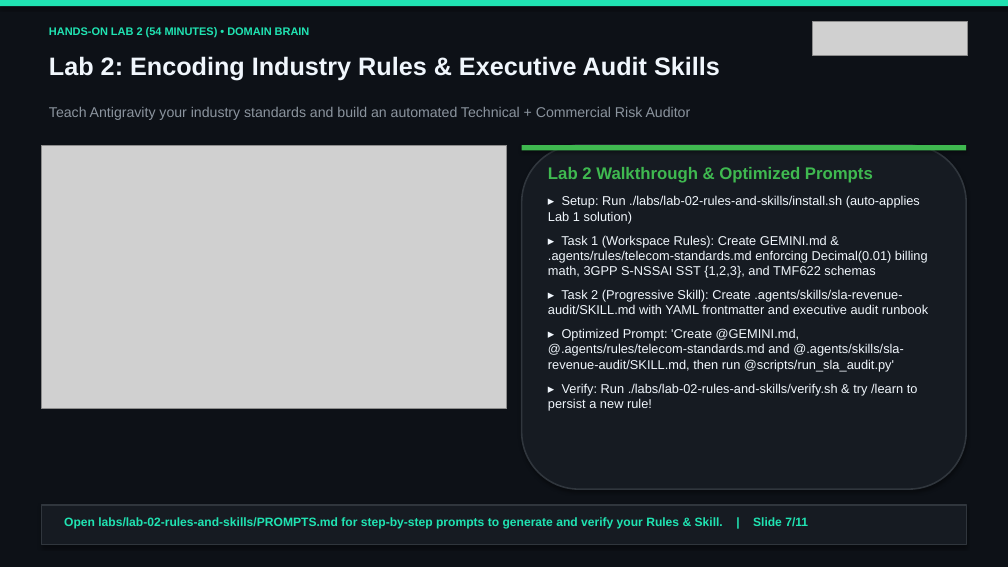
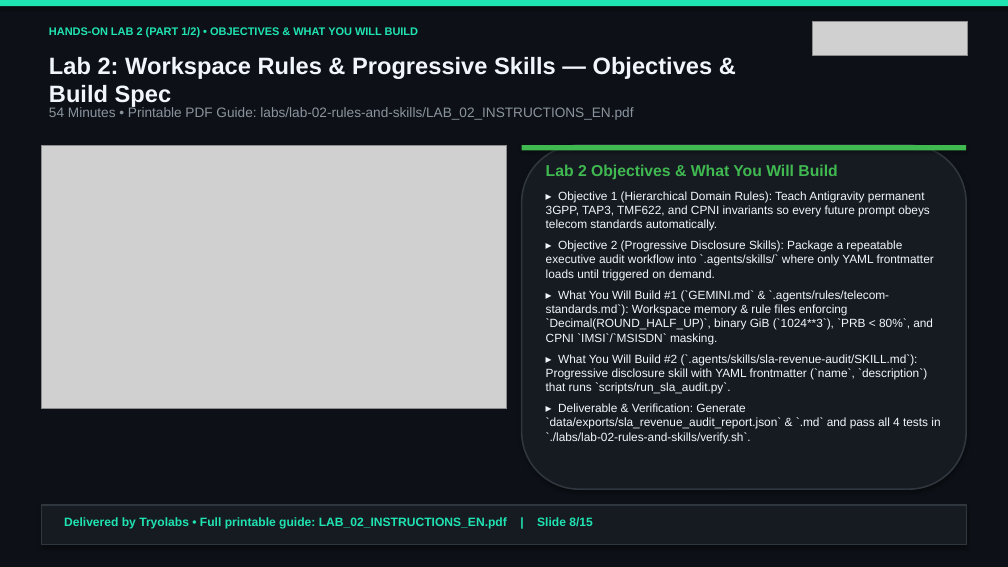
Before and after one commit to tryolabs/antigravity-workshop-telecom, a slide deck: slide 8 of slides/antigravity_telecom_workshop_en.pptx (slide 7 before the commit). Drawn at 1008x567 pixels with LibreOffice and Linux fonts; fonts in the diff are those of the drawing; grey boxes stand for pictures. Boxes give left, top, right and bottom in pixels: in the first picture for what was removed or moved away, otherwise in the second. Text is boxed around its words. In the diff, an @@ line names an element or a change of style, - is before the commit and + after.

Commit message:
Add Tryolabs-branded Lab Instruction PDFs, branded docs, and 15-slide presentations with Lab Objectives, What You Will Build & Step-by-Step Instructions

```diff
--- a/slides/antigravity_telecom_workshop_en.pptx
+++ b/slides/antigravity_telecom_workshop_en.pptx
@@ text at box(49, 27, 418, 38): text changed @@
-HANDS-ON LAB 2 (54 MINUTES) • DOMAIN BRAIN
+HANDS-ON LAB 2 (PART 1/2) • OBJECTIVES & WHAT YOU WILL BUILD
@@ text at box(49, 57, 713, 107): text changed; size 24 to 22.5 pt @@
-Lab 2: Encoding Industry Rules & Executive Audit Skills
+Lab 2: Workspace Rules & Progressive Skills — Objectives & Build Spec
@@ text at box(49, 106, 633, 120): text changed; size 13.5 to 13 pt @@
-Teach Antigravity your industry standards and build an automated Technical + Commercial Risk Auditor
+54 Minutes • Printable PDF Guide: labs/lab-02-rules-and-skills/LAB_02_INSTRUCTIONS_EN.pdf
@@ text at box(546, 164, 940, 444): text changed; size 12.2 to 11.3 pt @@
-Lab 2 Walkthrough & Optimized Prompts
-▸ Setup: Run ./labs/lab-02-rules-and-skills/install.sh (auto-applies Lab 1 solution)
-▸ Task 1 (Workspace Rules): Create GEMINI.md & .agents/rules/telecom-standards.md enforcing Decimal(0.01) billing math, 3GPP S-NSSAI SST {1,2,3}, and TMF622 schemas
-▸ Task 2 (Progressive Skill): Create .agents/skills/sla-revenue-audit/SKILL.md with YAML frontmatter and executive audit runbook
-▸ Optimized Prompt: 'Create @GEMINI.md, @.agents/rules/telecom-standards.md and @.agents/skills/sla-revenue-audit/SKILL.md, then run @scripts/run_sla_audit.py'
-▸ Verify: Run ./labs/lab-02-rules-and-skills/verify.sh & try /learn to persist a new rule!
+Lab 2 Objectives & What You Will Build
+▸ Objective 1 (Hierarchical Domain Rules): Teach Antigravity permanent 3GPP, TAP3, TMF622, and CPNI invariants so every future prompt obeys telecom standards automatically.
+▸ Objective 2 (Progressive Disclosure Skills): Package a repeatable executive audit workflow into `.agents/skills/` where only YAML frontmatter loads until triggered on demand.
+▸ What You Will Build #1 (`GEMINI.md` & `.agents/rules/telecom-standards.md`): Workspace memory & rule files enforcing `Decimal(ROUND_HALF_UP)`, binary GiB (`1024**3`), `PRB < 80%`, and CPNI `IMSI`/`MSISDN` masking.
+▸ What You Will Build #2 (`.agents/skills/sla-revenue-audit/SKILL.md`): Progressive disclosure skill with YAML frontmatter (`name`, `description`) that runs `scripts/run_sla_audit.py`.
+▸ Deliverable & Verification: Generate `data/exports/sla_revenue_audit_report.json` & `.md` and pass all 4 tests in `./labs/lab-02-rules-and-skills/verify.sh`.
@@ text at box(64, 517, 593, 528): text changed @@
-Open labs/lab-02-rules-and-skills/PROMPTS.md for step-by-step prompts to generate and verify your Rules & Skill. | Slide 7/11
+Delivered by Tryolabs • Full printable guide: LAB_02_INSTRUCTIONS_EN.pdf | Slide 8/15
```
Also in this commit, not shown: 10 other slides changed, 4 slides added, 33 other files.
